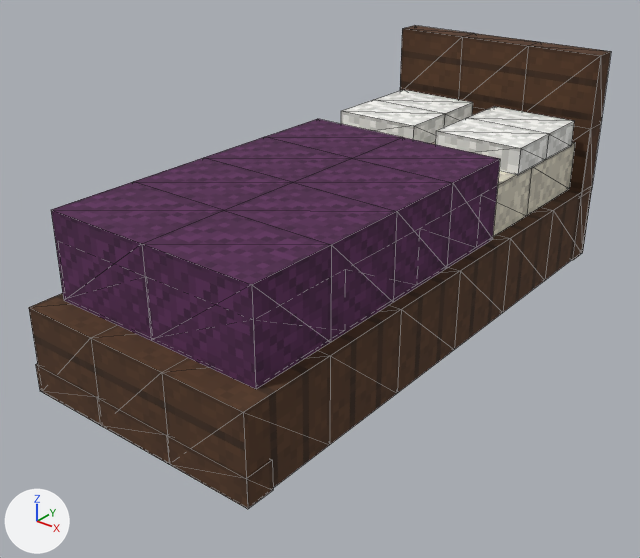
What one commit did to the glTF model art/props-3d/props/blocky/singleBed_4.glb.
One viewpoint serves both versions: a 50 mm lens placed at (2.17, -2.95, 2.13), pointed at (-0.05, -0.17, 0.41). The lights are fixed; the arrows at lower left show +X, +Y and +Z. The older version comes first. Mesh edges are drawn as thin lines. Vertices at exactly the same position are counted once.

Script lines for the objects in view, before the commit:
```python
me_singlebed_4 = bpy.data.meshes.new('singleBed_4')
me_singlebed_4.from_pydata(...)  # 202 vertices, 360 faces; spans x -0.56..0.56, y -1.31..1.31, z 0.19..1.25
me_singlebed_4.materials.append(mat_blockyprops)  # picture img_blockyatlas
ob_singlebed_4 = bpy.data.objects.new('singleBed_4', me_singlebed_4)
ob_singlebed_4.location = (0.0, 0.0, 0.0)
```
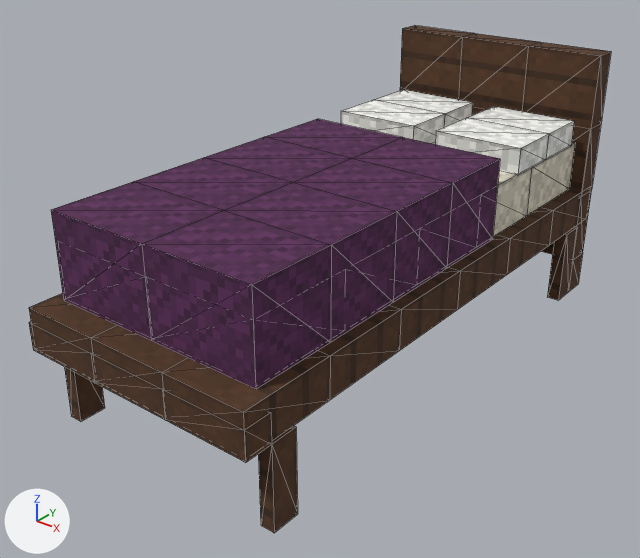
What differs and where, as boxes (x1, y1, x2, y2) in the pictures (640 x 558 px; the box of a moved part takes in the faces that stretch with it):
'singleBed_4', reshaped
    before: (29, 25, 611, 509)
    after: (29, 25, 611, 533)
part 1 of me_singlebed_4, moved or reshaped
    before: (36, 363, 273, 509)
    after: (29, 227, 583, 533)
part 2 of me_singlebed_4, surface changed
    before: (31, 229, 576, 488)
    after: (31, 231, 568, 436)

The change in detail:
me_singlebed_4 is used by ob_singlebed_4; location (0.0, 0.0, 0.0).
me_singlebed_4 had 202 vertices, 360 faces and spanned x -0.56..0.56, y -1.31..1.31, z 0.19..1.25.
me_singlebed_4 now has 240 vertices, 432 faces and spans x -0.56..0.56, y -1.31..1.31, z 0.0..1.25.
Part 1, on me_singlebed_4:
2 vertices are removed from x -0.56..0.56, y -1.19, z 0.19.
9 faces are deleted.
46 vertices in x -0.56..0.56, y -1.31..1.31, z 0.19..0.31 move by (0.0, 0.0, 0.19).
24 vertices are added at x -0.56..0.56, y -1.19..1.31, z 0.0..0.38.
8 new vertices lie (0.0, -0.13, 0.0) away from vertices in x -0.56..0.56, y 1.19, z 0.0..0.38.
8 new vertices lie (0.06, 0.0, 0.0) away from vertices in x -0.56..0.5, y -1.19..-1.06, z 0.0..0.38.
81 new faces join them.
me_singlebed_4 part 2: 36 kept faces spanning x -0.56..0.56, y -1.31..1.31, z 0.38..0.56 get new texture (UV) coordinates.
